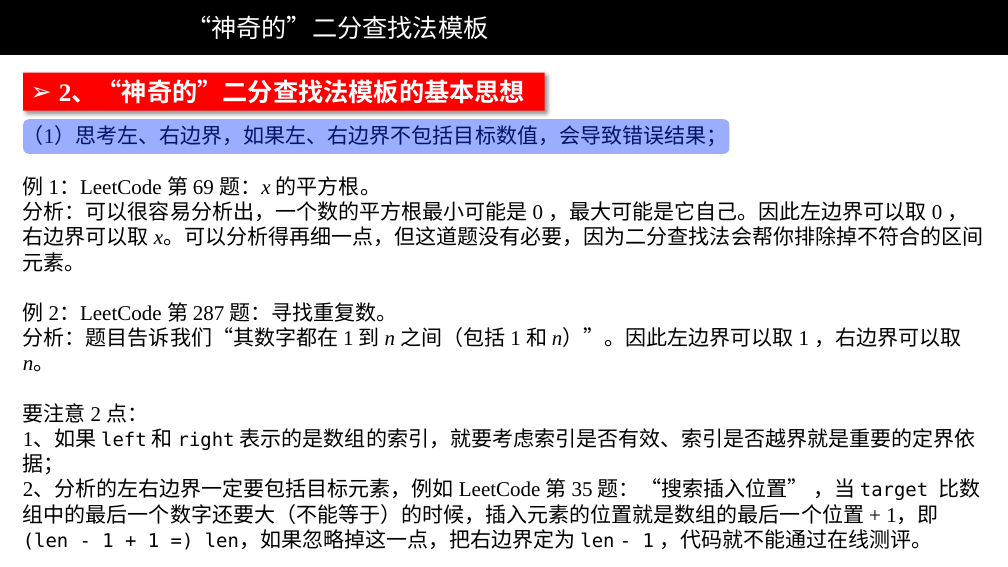
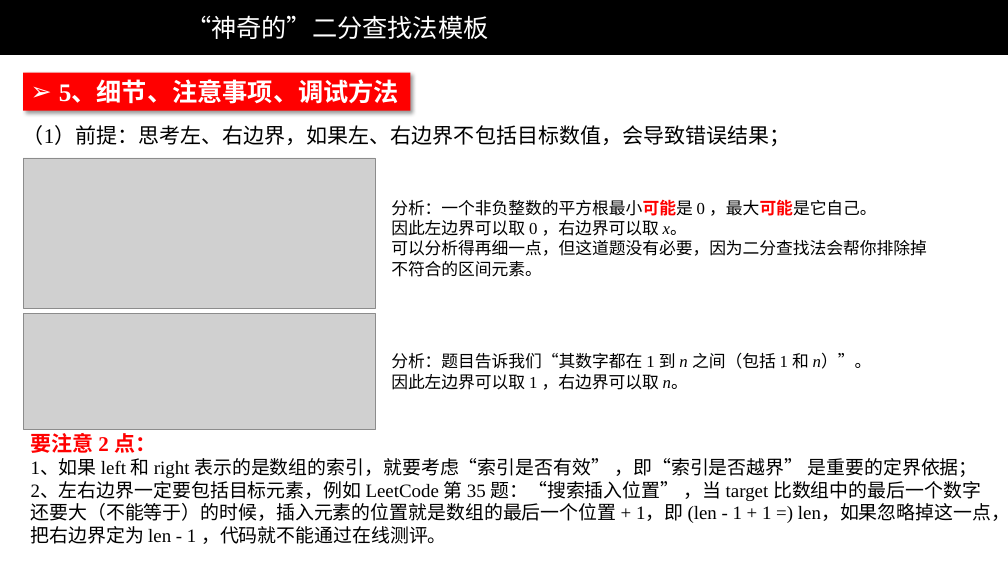
Before and after one commit to liweiwei1419/LeetCode-Solution-PPT, a slide deck: slide 6 of others/“神奇的”二分查找法模板-1（文字）.pptx (slide 3 before the commit). Drawn at 1008x567 pixels with LibreOffice and Linux fonts; fonts in the diff are those of the drawing; grey boxes stand for pictures; background and template pictures are left out. Boxes give left, top, right and bottom in pixels: in the first picture for what was removed or moved away, otherwise in the second. Text is boxed around its words. In the diff, an @@ line names an element or a change of style, - is before the commit and + after.

Commit message:
添加了神奇的二分查找法 PPT。

```diff
--- a/others/“神奇的”二分查找法模板-1（文字）.pptx
+++ b/others/“神奇的”二分查找法模板-1（文字）.pptx
@@ rectangle removed at [23, 73, 545, 110] @@
-➢ 2、“神奇的”二分查找法模板的基本思想
@@ rectangle added at [23, 73, 411, 110], fill #FF0000, 24 pt, text #FFFFFF, bold @@
+➢ 5、细节、注意事项、调试方法
@@ rounded rectangle removed at [23, 119, 730, 154] @@
@@ text at [23, 123, 984, 372]: paragraphs removed @@
-（1）思考左、右边界，如果左、右边界不包括目标数值，会导致错误结果；
-例 1：LeetCode 第 69 题：x 的平方根。
-分析：可以很容易分析出，一个数的平方根最小可能是 0 ，最大可能是它自己。因此左边界可以取 0 ，右边界可以取 x。可以分析得再细一点，但这道题没有必要，因为二分查找法会帮你排除掉不符合的区间元素。
-例 2：LeetCode 第 287 题：寻找重复数。
-分析：题目告诉我们“其数字都在 1 到 n 之间（包括 1 和 n）”。因此左边界可以取 1 ，右边界可以取 n。
@@ text added at [23, 125, 791, 146], 20 pt, text #000000 @@
+（1）前提：思考左、右边界，如果左、右边界不包括目标数值，会导致错误结果；
@@ picture added at [23, 158, 376, 309] @@
@@ text added at [391, 199, 927, 277], 16 pt, text #000000 @@
+分析：一个非负整数的平方根最小可能是 0 ，最大可能是它自己。
+因此左边界可以取 0 ，右边界可以取 x。
+可以分析得再细一点，但这道题没有必要，因为二分查找法会帮你排除掉不符合的区间元素。
@@ picture added at [23, 314, 376, 430] @@
@@ text added at [391, 352, 872, 390], 16 pt, text #000000 @@
+分析：题目告诉我们“其数字都在 1 到 n 之间（包括 1 和 n）”。因此左边界可以取 1 ，右边界可以取 n。
@@ text "要注意 2 点：": place and size @@
-text "要注意 2 点：" at [23, 123, 984, 550]
+text "要注意 2 点：" at [31, 433, 1008, 544]
@@ text at [31, 433, 156, 453]: text colour #000000 to #FF0000, bold on in "要注意 2 点：" @@
@@ text at [31, 458, 1008, 544]: text changed; size 20 to 18 pt @@
-1、如果 left 和 right 表示的是数组的索引，就要考虑索引是否有效、索引是否越界就是重要的定界依据；
-2、分析的左右边界一定要包括目标元素，例如 LeetCode 第 35 题：“搜索插入位置” ，当 target 比数组中的最后一个数字还要大（不能等于）的时候，插入元素的位置就是数组的最后一个位置 + 1，即
-(len - 1 + 1 =) len，如果忽略掉这一点，把右边界定为 len - 1 ，代码就不能通过在线测评。
+1、如果 left 和 right 表示的是数组的索引，就要考虑“索引是否有效” ，即“索引是否越界” 是重要的定界依据；
+2、左右边界一定要包括目标元素，例如 LeetCode 第 35 题：“搜索插入位置” ，当 target 比数组中的最后一个数字还要大（不能等于）的时候，插入元素的位置就是数组的最后一个位置 + 1，即 (len - 1 + 1 =) len，如果忽略掉这一点，把右边界定为 len - 1 ，代码就不能通过在线测评。
```
Also in this commit, not shown: 8 other slides changed, 5 slides added, 1 other file.
